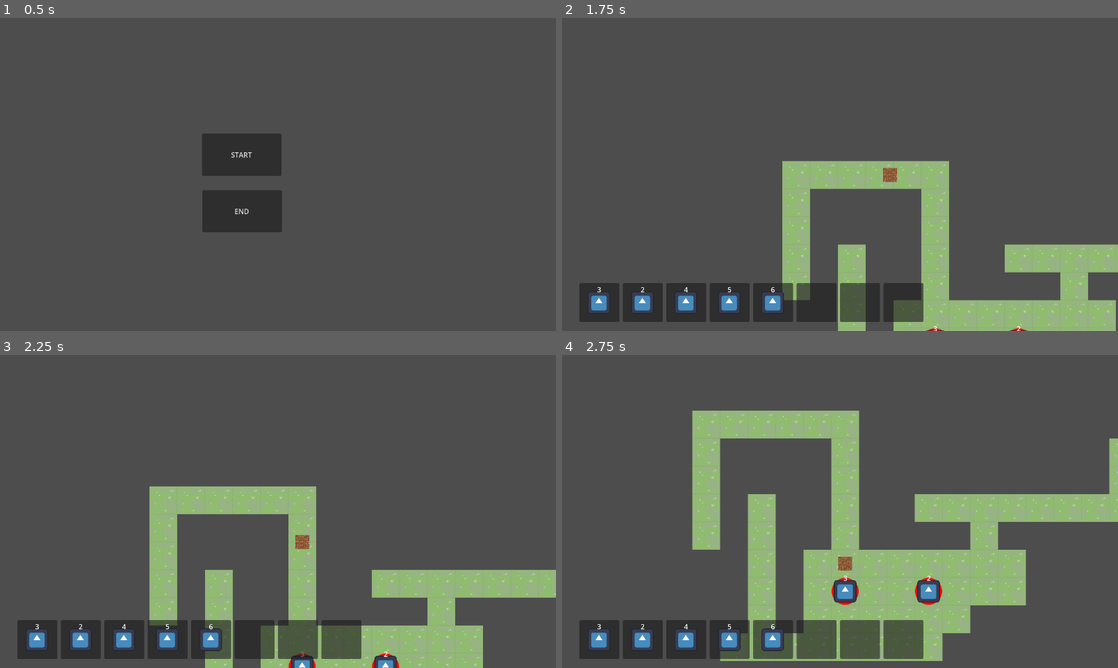
Above: before the commit, frames 1-4 (two rows, left to right).
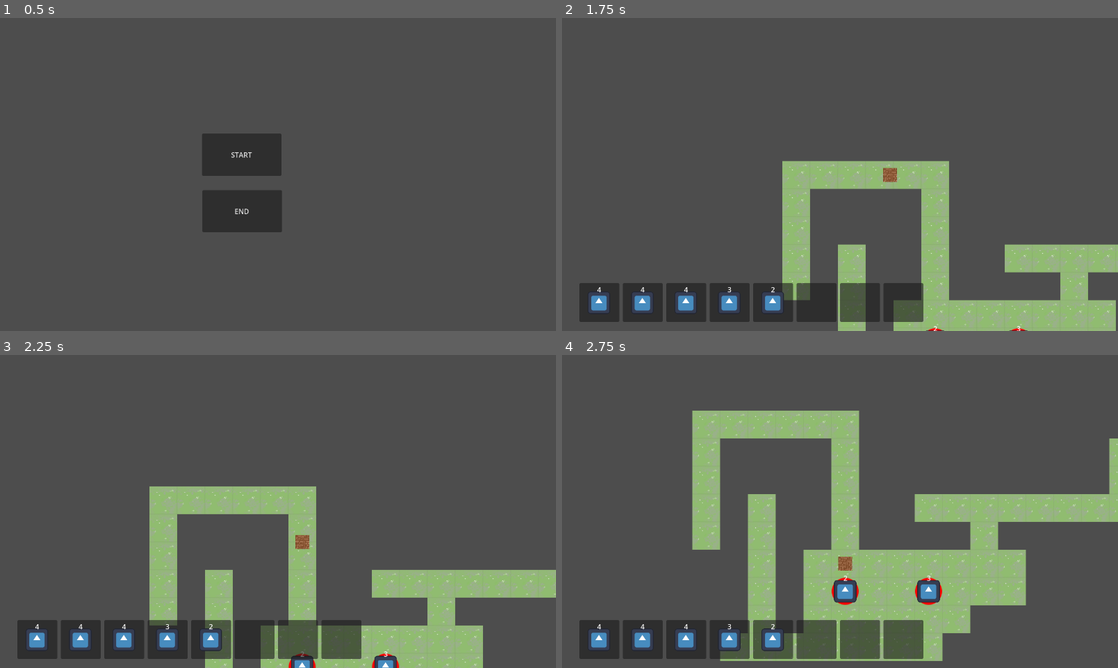
Above: after the commit, the same moments.

Repository: Flash-Night/ld58
Game: Godot game, scene res://main.tscn
Two runs of this game, one before a commit and one after it. Both use one fixed random seed, a clock stepped at 60 frames per second and the inputs below. The engine's default icon, where the game draws it, is replaced by a stand-in: a white triangle on a blue panel in a dark square.
Inputs:
- Up to frame 1 (0.5 s): no input
- Up to frame 2 (1.75 s): click "START" at 0.5 s; hold Right (ui_right) from 1.28 s (still down); hold Z (z) from 1.28 s (still down)
- Up to frame 3 (2.25 s): release Right (ui_right) at 2.03 s; release Z (z) at 2.03 s; hold Down (ui_down) from 2.03 s (still down); tap Z (z) at 2.1 s
- Up to frame 4 (2.75 s): keep holding Down (ui_down)

Frame 1 is identical in both runs. In frame 2, less than 0.1% of the frame differs, in the area x 6-83%, y 86-100%; in frame 3, less than 0.1%, in the area x 6-70%, y 86-97%; in frame 4, less than 0.1%.

Commit message:
adjust monster ability

Diff:
--- a/control.gd
+++ b/control.gd
@@ -26,7 +26,7 @@
 	var monster=buttons[x].get_node("Monster")
 	monster.init_show_only(id)
 
-func _process(delta: float) -> void:
+func _process(_delta: float) -> void:
 	#selecting=0
 	for i in range(max_using):
 		if buttons[i].button_pressed:
--- a/game.tscn
+++ b/game.tscn
@@ -25,10 +25,11 @@
 
 [node name="Monster" parent="MonsterLayer" instance=ExtResource("3_7jktm")]
 position = Vector2(351, 416)
+id = 4
 
 [node name="Monster2" parent="MonsterLayer" instance=ExtResource("3_7jktm")]
 position = Vector2(541, 417)
-id = 1
+id = 5
 
 [node name="Map" type="TileMapLayer" parent="."]
 z_index = -2
--- a/monster.gd
+++ b/monster.gd
@@ -5,24 +5,28 @@
 
 static var monsterData:Dictionary = {
 	0:{
+		"power": 4,
+		"type": 1
+	},
+	1:{
+		"power": 4,
+		"type": 2
+	},
+	2:{
+		"power": 4,
+		"type": 3
+	},
+	3:{
 		"power": 3,
 		"type": 0
 	},
-	1:{
+	4:{
 		"power": 2,
 		"type": 1
 	},
-	2:{
-		"power": 4,
-		"type": 0
-	},
-	3:{
-		"power": 5,
-		"type": 0
-	},
-	4:{
-		"power": 6,
-		"type": 0
+	5:{
+		"power": 3,
+		"type": 2
 	}
 }
 
--- a/monster_control.gd
+++ b/monster_control.gd
@@ -61,6 +61,6 @@
 		for j in regain_pets:
 			if using_pets_id[i]==j :
 				pets_used[i]=false
-func _process(delta: float) -> void:
+func _process(_delta: float) -> void:
 	if Input.is_action_pressed("z"):
 		remove_pets()
